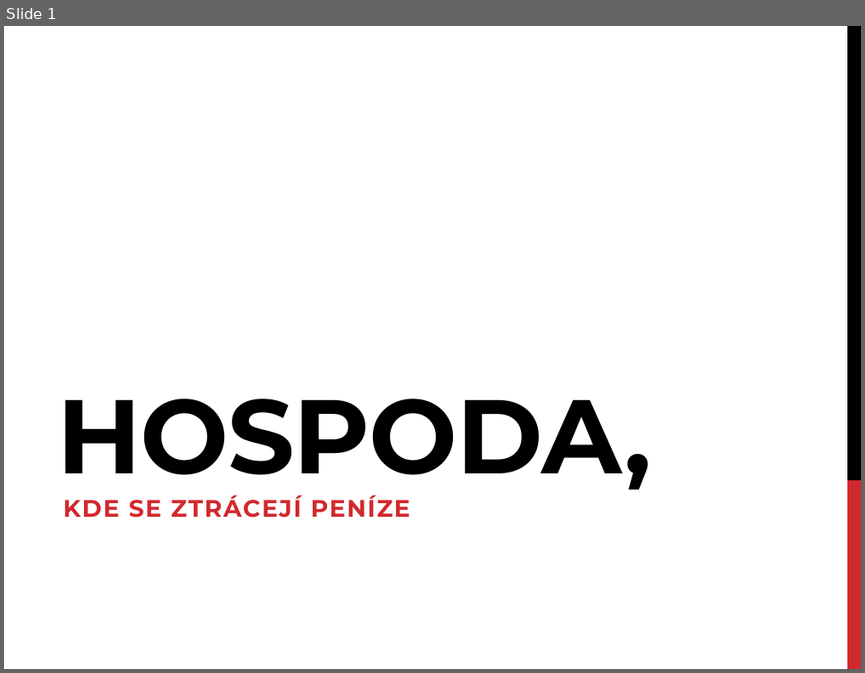
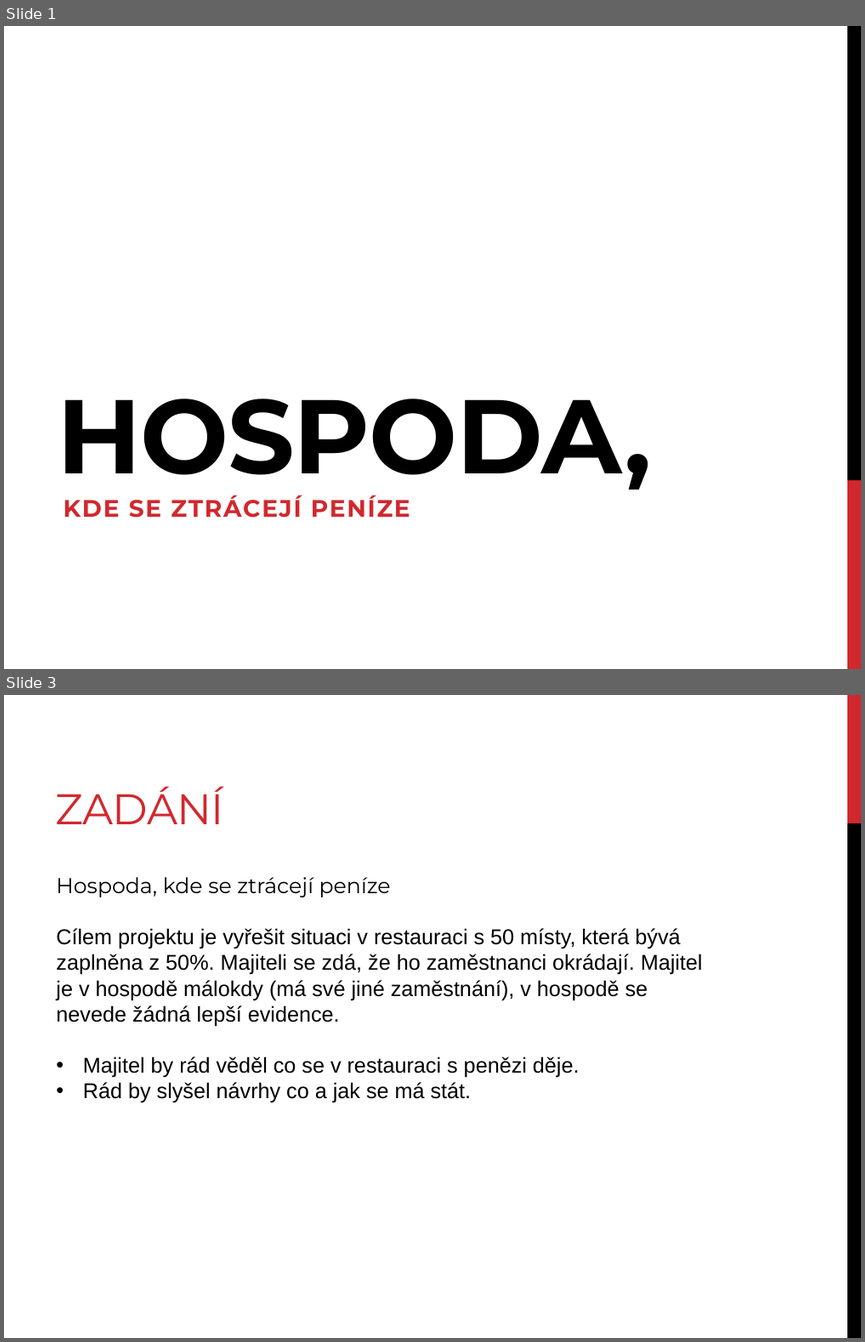
Before and after one commit to KORandi/hospoda, a slide deck: prezentace_z_2_cviceni.pptx. Shown one above the other, each under a label of ours: slide 1 before the commit, slides 1 and 3 after it; the slides between them are not shown. The pictures are 865x673 and 865x1342 pixels, drawn with LibreOffice and Linux fonts; fonts in the diff are those of the drawing. Boxes give left, top, right and bottom in pixels: in the first picture for what was removed or moved away, otherwise in the second. Text is boxed around its words. In the diff, an @@ line names an element or a change of style, - is before the commit and + after.

```diff
--- a/prezentace_z_2_cviceni.pptx
+++ b/prezentace_z_2_cviceni.pptx
@@ slide 3 added at [4,695,861,1338], background #FFFFFF @@
@@ rectangle added at [847,695,861,823], fill #D1282E @@
@@ title added at [55,786,223,824], 36 pt, text #D1282E @@
+ZADÁNÍ
@@ rectangle added at [847,823,861,1338], fill #000000 @@
@@ text added at [56,877,703,1103], 18 pt, text #000000 @@
+Hospoda, kde se ztrácejí peníze
+Cílem projektu je vyřešit situaci v restauraci s 50 místy, která bývá zaplněna z 50%. Majiteli se zdá, že ho zaměstnanci okrádají. Majitel je v hospodě málokdy (má své jiné zaměstnání), v hospodě se nevede žádná lepší evidence.
+• Majitel by rád věděl co se v restauraci s penězi děje.
+• Rád by slyšel návrhy co a jak se má stát.
```
Also in this commit, not shown: 7 other slides added, 10 slides removed, 8 other files.
